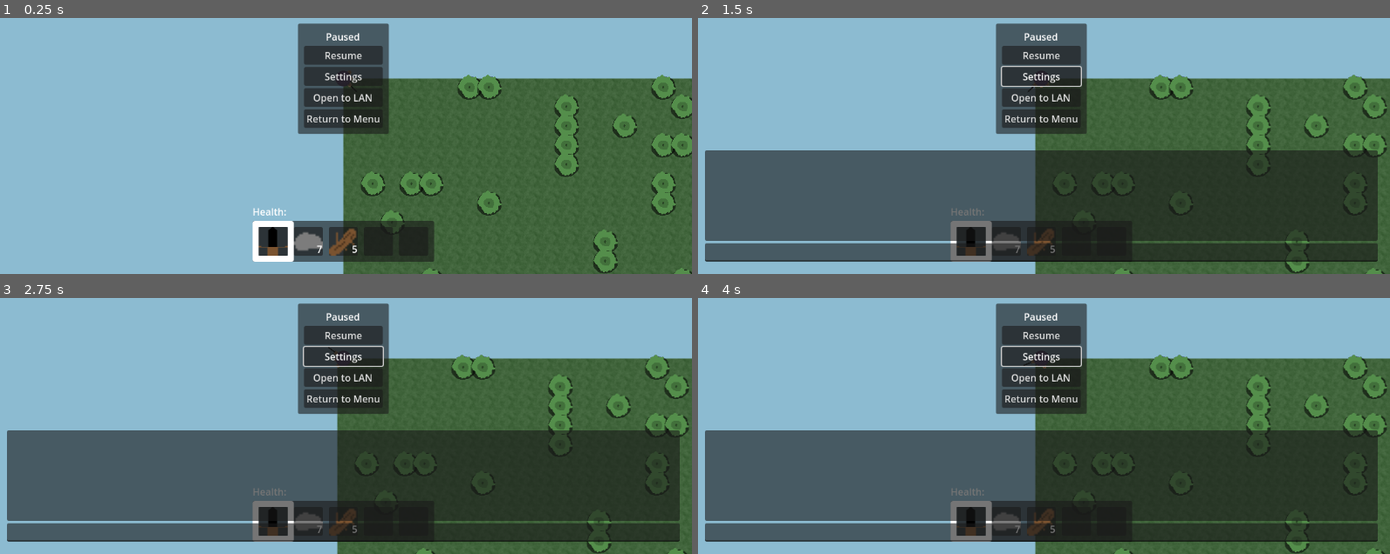
Above: before the commit, frames 1-4 (two rows, left to right).
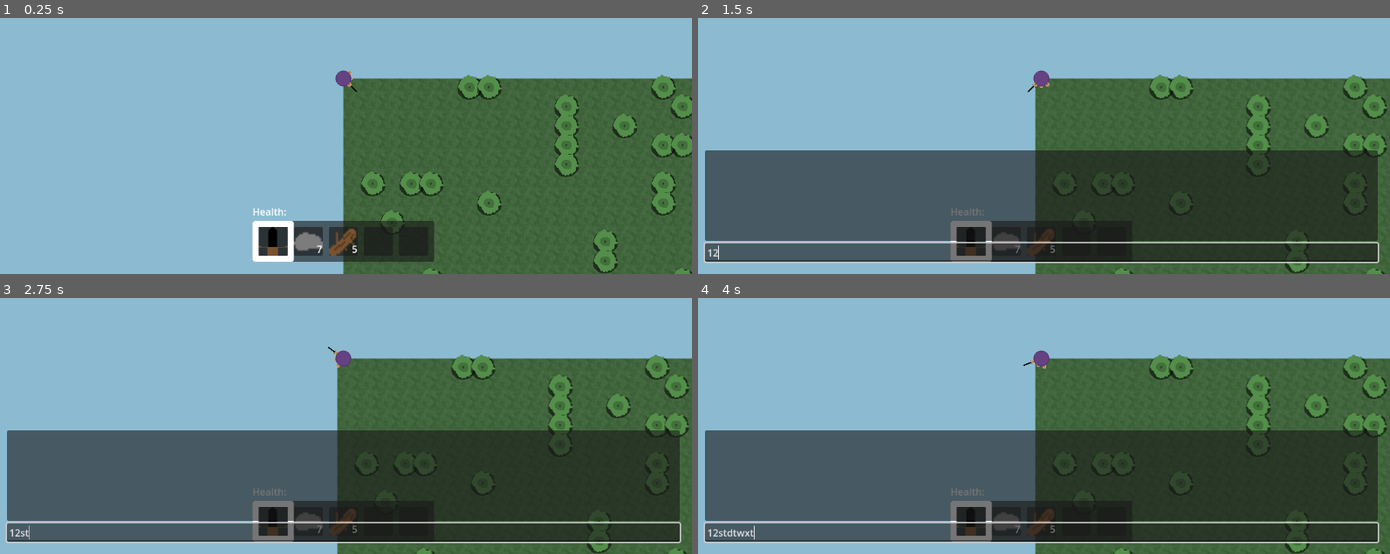
Above: after the commit, the same moments.

Repository: artmouse155/lets_survive
Game: Godot game, scene res://Scenes/WorldTest.tscn
Same seed, same stepped clock (60 frames per second), same inputs: the game is played once before the commit and once after it.
Inputs (mouse positions are in pixels of both pictures, inside the frame that each line leads up to):
- Up to frame 1 (0.25 s): no input
- Up to frame 2 (1.5 s): tap Enter at 0.5 s; hold D (right) 0.53-1.25 s; tap T (chat) at 0.6 s; click (1044, 79) at 0.67 s; click (1044, 253) at 1.27 s; type "12" at 1.35 s
- Up to frame 3 (2.75 s): move the mouse to (200, 377) at 2.02 s; hold S (down) from 2.03 s (still down); click (200, 377) at 2.1 s; tap T (chat) at 2.3 s
- Up to frame 4 (4 s): move the mouse to (outside the picture) at 2.77 s; release S (down) at 2.78 s; hold D (right) 2.78-3.53 s; tap T (chat) at 2.85, 3.8 s; move the mouse to (1009, 436) at 3.52 s; hold W (up) from 3.53 s (still down); tap X (drop) at 3.6 s; click (1009, 436) at 3.67 s

The runs differ from the first frame. In frame 1, 5.7% of the frame differs, in the area x 43-57%, y 2-46%; in frame 2, 7.1%; in frame 3, 7.1%; in frame 4, 7.2%, in the area x 0-99%, y 2-96%.

Commit message:
🩹(hotbar) Fixing hotkeys

Diff:
--- a/Scenes/MainMenu/game_container.tscn
+++ b/Scenes/MainMenu/game_container.tscn
@@ -48,7 +48,7 @@
 [node name="World" parent="SubViewportContainer/SubViewport" node_paths=PackedStringArray("game_ui") instance=ExtResource("2_juifl")]
 game_ui = NodePath("../../../GameUI")
 
-[node name="GameUI" type="Control" parent="." node_paths=PackedStringArray("health_label", "pause_screen", "hotbar", "inventory_ui", "chat", "self_brain")]
+[node name="GameUI" type="Control" parent="." node_paths=PackedStringArray("health_label", "pause_menus", "hotbar", "inventory_ui", "chat", "self_brain")]
 process_mode = 3
 layout_mode = 1
 anchors_preset = 15
@@ -58,7 +58,7 @@
 grow_vertical = 2
 script = ExtResource("3_us7ks")
 health_label = NodePath("SafeZone/VBoxContainer/Health")
-pause_screen = NodePath("../PauseMenus/PauseScreen/PanelContainer")
+pause_menus = NodePath("../PauseMenus")
 hotbar = NodePath("SafeZone/VBoxContainer/Hotbar")
 inventory_ui = NodePath("SafeZone/InventoryUI")
 chat = NodePath("SafeZone/Chat")
@@ -133,6 +133,7 @@
 keep_editing_on_text_submit = true
 
 [node name="PauseMenus" type="Control" parent="."]
+visible = false
 layout_mode = 1
 anchors_preset = 15
 anchor_right = 1.0
--- a/Scenes/main.tscn
+++ b/Scenes/main.tscn
@@ -127,6 +127,15 @@
 anchor_bottom = 1.0
 grow_horizontal = 2
 grow_vertical = 2
+
+[node name="Background" type="ColorRect" parent="."]
+layout_mode = 1
+anchors_preset = 15
+anchor_right = 1.0
+anchor_bottom = 1.0
+grow_horizontal = 2
+grow_vertical = 2
+color = Color(0.5248, 0.492, 0.82, 1)
 
 [node name="MainMenus" type="Control" parent="." node_paths=PackedStringArray("menus", "characterSelectNode", "worldSelectNode", "gameContainer")]
 layout_mode = 1
@@ -152,7 +161,6 @@
 metadata/_custom_type_script = "uid://dt3cw2yylpcf4"
 
 [node name="Title" type="Control" parent="MainMenus"]
-visible = false
 layout_mode = 1
 anchors_preset = 15
 anchor_right = 1.0
@@ -643,6 +651,7 @@
 text = "Create"
 
 [node name="GameContainer" parent="MainMenus" instance=ExtResource("4_jjvhh")]
+visible = false
 layout_mode = 1
 
 [connection signal="pressed" from="MainMenus/Title/VBoxContainer/Buttons/PlayButton" to="MainMenus/Title" method="play"]
--- a/Scripts/GameUI/game_ui.gd
+++ b/Scripts/GameUI/game_ui.gd
@@ -1,7 +1,7 @@
 class_name GameUI extends Control
 
 @export var health_label : Label
-@export var pause_screen : Control
+@export var pause_menus : Control
 @export var hotbar : Hotbar
 @export var inventory_ui : InventoryUI
 @export var chat : Chat
@@ -51,7 +51,7 @@
 #region pause
 func set_pause(pause: bool) -> void:
 	get_tree().paused = pause
-	pause_screen.visible = get_tree().paused
+	pause_menus.visible = get_tree().paused
 
 
 func resume() -> void:
--- a/project.godot
+++ b/project.godot
@@ -75,17 +75,17 @@
 }
 select_2={
 "deadzone": 0.2,
-"events": [Object(InputEventKey,"resource_local_to_scene":fa …(141 unchanged characters)… ":false,"keycode":0,"physical_keycode":50,"key_label":0,"unicode":50,"location":0,"echo":false,"script":null)
+"events": [Object(InputEventKey,"resource_local_to_scene":fa …(141 unchanged characters)… ":false,"keycode":0,"physical_keycode":51,"key_label":0,"unicode":51,"location":0,"echo":false,"script":null)
 ]
 }
 select_3={
 "deadzone": 0.2,
-"events": [Object(InputEventKey,"resource_local_to_scene":fa …(141 unchanged characters)… ":false,"keycode":0,"physical_keycode":51,"key_label":0,"unicode":51,"location":0,"echo":false,"script":null)
+"events": [Object(InputEventKey,"resource_local_to_scene":fa …(141 unchanged characters)… ":false,"keycode":0,"physical_keycode":52,"key_label":0,"unicode":52,"location":0,"echo":false,"script":null)
 ]
 }
 select_4={
 "deadzone": 0.2,
-"events": [Object(InputEventKey,"resource_local_to_scene":false,"resource_name":"","device":-1,"window_id":0,"alt_pressed":false,"shift_pressed":false,"ctrl_pressed":false,"meta_pressed":false,"pressed":false,"keycode":0,"physical_keycode":52,"key_label":0,"unicode":52,"location":0,"echo":false,"script":null)
+"events": [Object(InputEventKey,"resource_local_to_scene":false,"resource_name":"","device":0,"window_id":0,"alt_pressed":false,"shift_pressed":false,"ctrl_pressed":false,"meta_pressed":false,"pressed":false,"keycode":0,"physical_keycode":53,"key_label":0,"unicode":0,"location":0,"echo":false,"script":null)
 ]
 }
 select_next={
